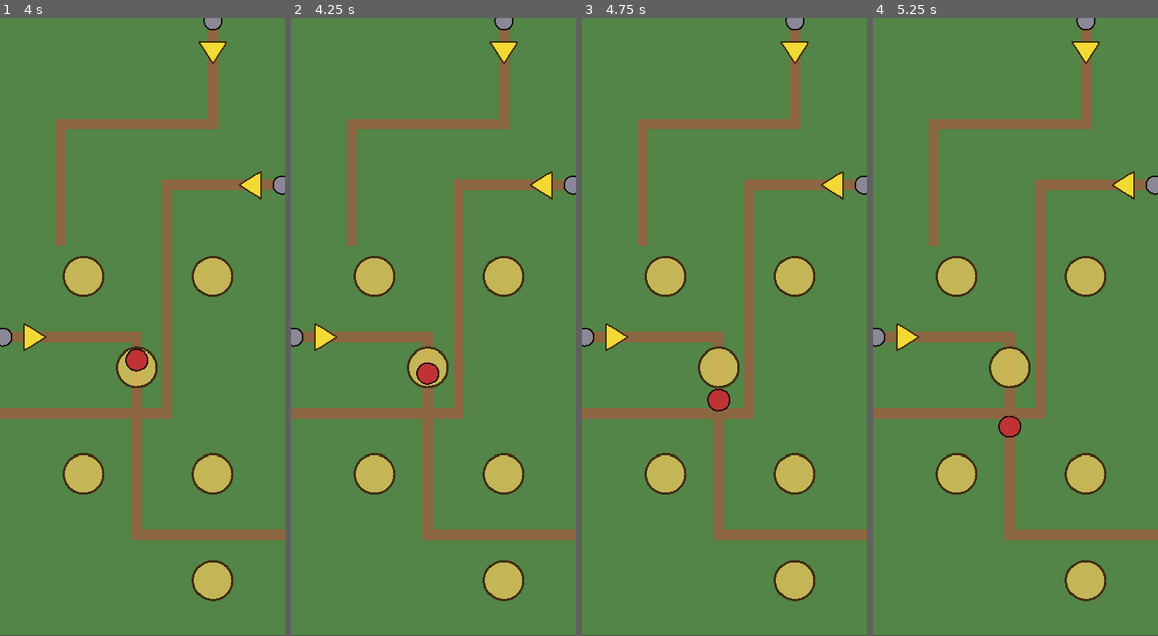
Above: before the commit, frames 1-4 (left to right).
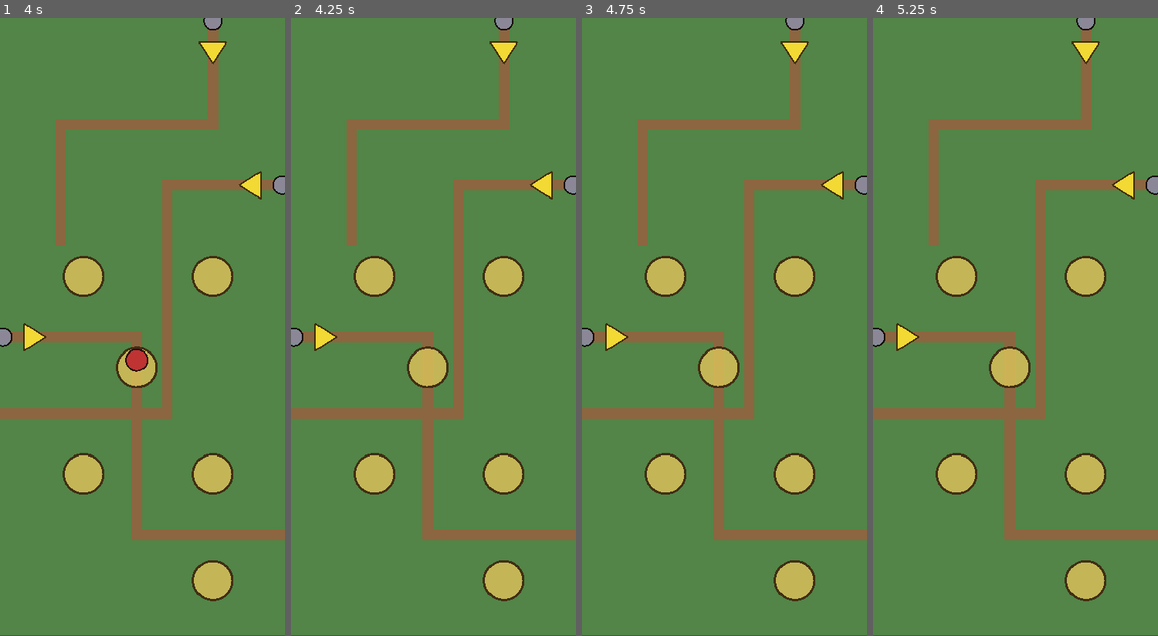
Above: after the commit, the same moments.

Repository: ookeooke/td1
Game: Godot game, scene res://main/Main.tscn
The game is run twice, just before and just after one commit, with the same random seed, the same clock (stepped at 60 frames per second) and the same inputs.
Inputs:
- Up to frame 1 (4 s): tap Enter at 0.5 s
- Up to frame 2 (4.25 s): no input
- Up to frame 3 (4.75 s): no input
- Up to frame 4 (5.25 s): no input

Frame 1 is identical in both runs. In frame 2, 0.2% of the frame differs, in the area x 43-53%, y 55-60%; in frame 3, 0.2%, in the area x 43-53%, y 60-64%; in frame 4, 0.2%.

Commit message:
Phase 5: DamageCalculator + enemy take_damage
DamageCalculator gets the real DamageType enum (PHYSICAL, MAGIC, TRUE)
and calculate_damage(amount, type, target). Physical and magic apply
clamped armor/magic_resist from target.data; true damage passes
through. Missing target.data -> no mitigation.

base_enemy.take_damage() routes through DamageCalculator, subtracts
ceiled hp, and calls _die() at zero. _die() emits enemy_died(self,
gold_worth) and despawns (shared path with _reach_end).

Main.gd connects enemy_died; Phase 5 test harness applies 999 TRUE
damage 3s after spawn so the enemy dies mid-path rather than reaching
the end, proving the damage pipeline end-to-end.

Co-Authored-By: Claude Opus 4.6 <noreply@anthropic.com>

Diff:
--- a/autoloads/DamageCalculator.gd
+++ b/autoloads/DamageCalculator.gd
@@ -1,9 +1,31 @@
 extends Node
 
-# Phase 1 stub — calculate_damage() implemented in Phase 5.
-# Rule: ALL damage math lives here only.
+# Rule: ALL damage math lives here. Never calculate damage inline.
+# Targets are expected to expose `.data` with `armor` and `magic_resist`
+# (both clamped 0..1). Missing data -> unmitigated.
 
 enum DamageType { PHYSICAL, MAGIC, TRUE }
 
+
 func _ready() -> void:
 	print("[DamageCalculator] loaded")
+
+
+func calculate_damage(amount: float, type: int, target) -> float:
+	if amount <= 0.0:
+		return 0.0
+
+	var armor := 0.0
+	var magic_resist := 0.0
+	if target and "data" in target and target.data != null:
+		armor = clampf(target.data.armor, 0.0, 1.0)
+		magic_resist = clampf(target.data.magic_resist, 0.0, 1.0)
+
+	match type:
+		DamageType.PHYSICAL:
+			return amount * (1.0 - armor)
+		DamageType.MAGIC:
+			return amount * (1.0 - magic_resist)
+		DamageType.TRUE:
+			return amount
+	return amount
--- a/enemies/base_enemy.gd
+++ b/enemies/base_enemy.gd
@@ -41,6 +41,21 @@
 			pass
 
 
+func take_damage(amount: float, type: int, _source: Node = null) -> void:
+	if state == State.DYING or data == null:
+		return
+	var final: float = DamageCalculator.calculate_damage(amount, type, self)
+	current_health -= int(ceil(final))
+	if current_health <= 0:
+		_die()
+
+
+func _die() -> void:
+	change_state(State.DYING)
+	EventBus.enemy_died.emit(self, data.gold_worth)
+	_despawn()
+
+
 func _reach_end() -> void:
 	change_state(State.DYING)
 	EventBus.enemy_reached_end.emit(self, data.lives_worth)
--- a/main/Main.gd
+++ b/main/Main.gd
@@ -10,6 +10,7 @@
 
 	EventBus.enemy_spawned.connect(_on_enemy_spawned)
 	EventBus.enemy_reached_end.connect(_on_enemy_reached_end)
+	EventBus.enemy_died.connect(_on_enemy_died)
 
 	_phase4_test_spawn()
 
@@ -17,7 +18,15 @@
 func _phase4_test_spawn() -> void:
 	await get_tree().create_timer(1.0).timeout
 	var left_path: Path2D = map.get_path_by_id("left")
-	WaveManager.spawn_enemy(left_path, "left")
+	var enemy: Node = WaveManager.spawn_enemy(left_path, "left")
+	_phase5_test_damage(enemy)
+
+
+func _phase5_test_damage(enemy: Node) -> void:
+	await get_tree().create_timer(3.0).timeout
+	if is_instance_valid(enemy):
+		print("[Main] applying test TRUE damage to enemy...")
+		enemy.take_damage(999.0, DamageCalculator.DamageType.TRUE)
 
 
 func _on_enemy_spawned(_enemy: Node, path_id: String) -> void:
@@ -26,3 +35,7 @@
 
 func _on_enemy_reached_end(_enemy: Node, lives_lost: int) -> void:
 	print("[Main] enemy reached end — lives lost: %d" % lives_lost)
+
+
+func _on_enemy_died(_enemy: Node, gold: int) -> void:
+	print("[Main] enemy died — +%d gold" % gold)
Not shown, changed: SESSIONS.md
